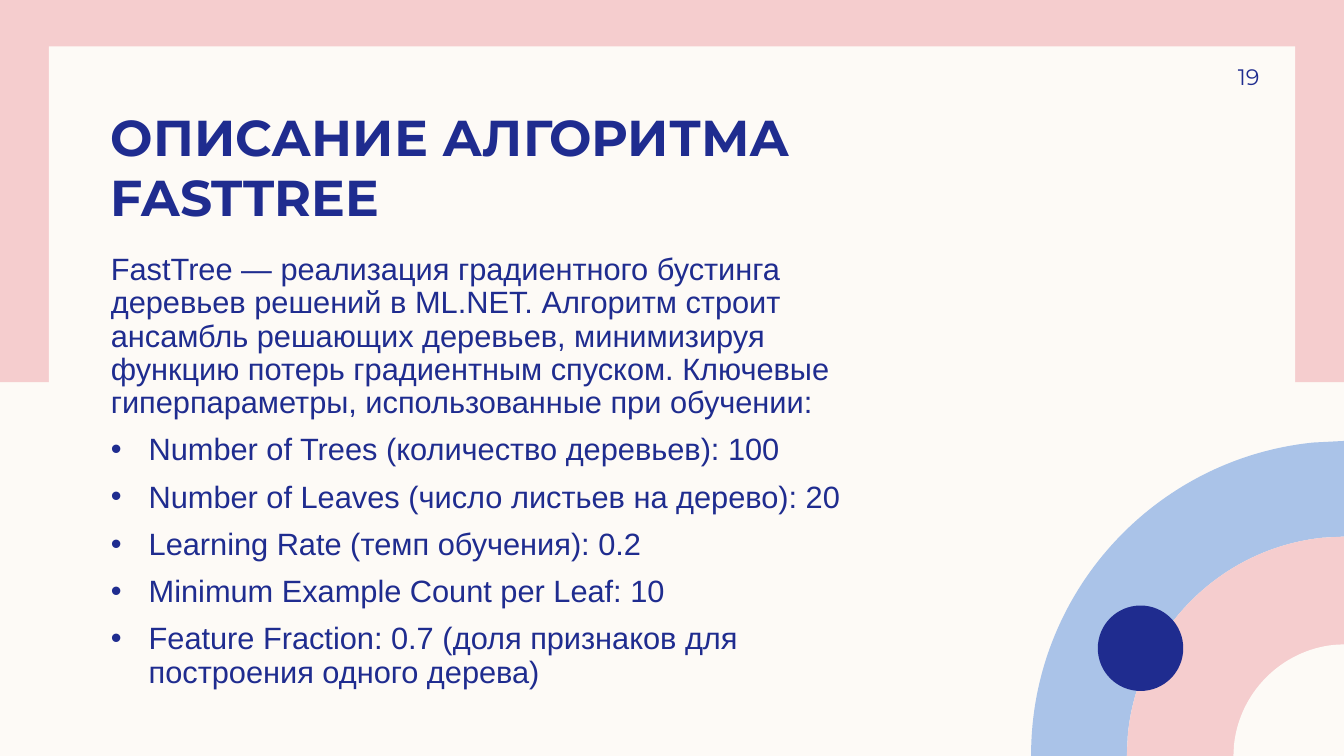
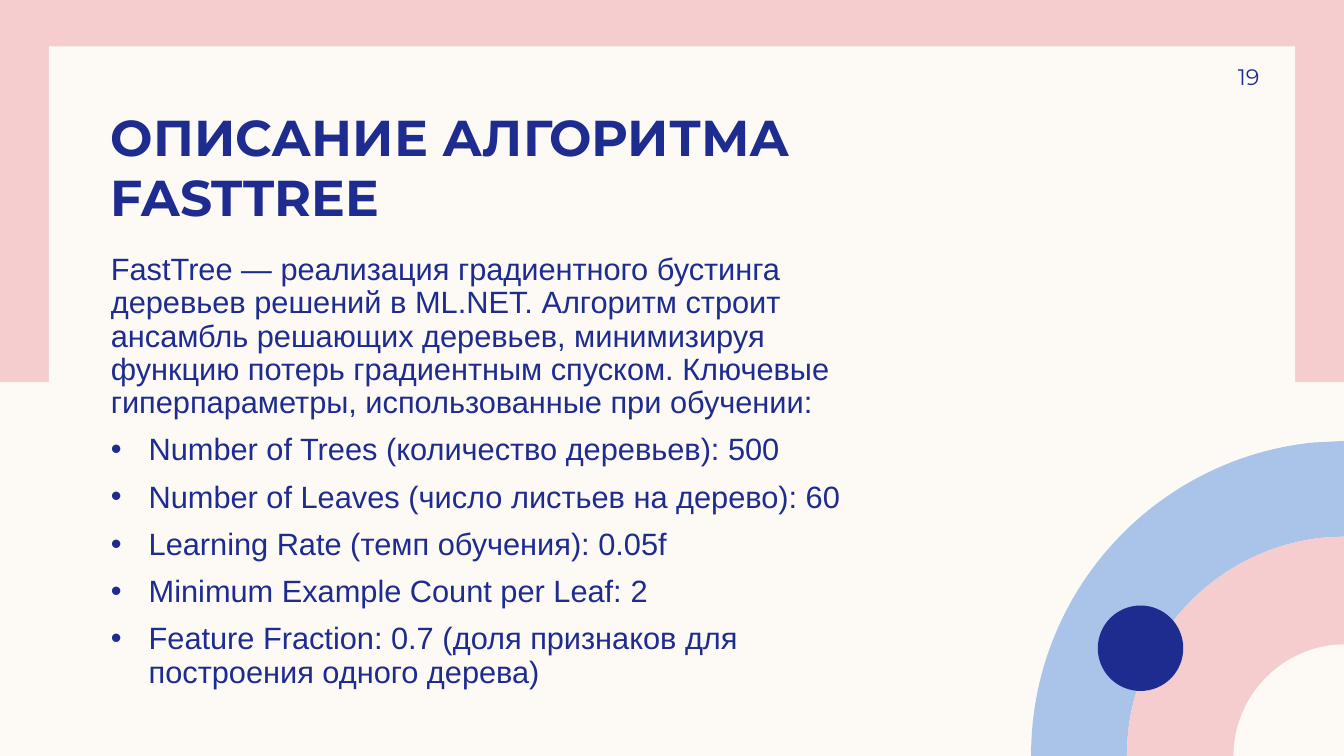
Before and after one commit to andreyilych/cs2valvesoftware, a slide deck: slide 19 of анализатор подозрительности доменных имен (DNS).pptx. Drawn at 1344x756 pixels with LibreOffice and Linux fonts; fonts in the diff are those of the drawing. Boxes give left, top, right and bottom in pixels: in the first picture for what was removed or moved away, otherwise in the second. Text is boxed around its words. In the diff, an @@ line names an element or a change of style, - is before the commit and + after.

```diff
--- a/анализатор подозрительности доменных имен (DNS).pptx
+++ b/анализатор подозрительности доменных имен (DNS).pptx
@@ text at [149, 437, 840, 608]: text changed @@
-• Number of Trees (количество деревьев): 100
-• Number of Leaves (число листьев на дерево): 20
-• Learning Rate (темп обучения): 0.2
-• Minimum Example Count per Leaf: 10
+• Number of Trees (количество деревьев): 500
+• Number of Leaves (число листьев на дерево): 60
+• Learning Rate (темп обучения): 0.05f
+• Minimum Example Count per Leaf: 2
```
Also in this commit, not shown: 6 other slides changed, 1 slide added, 1 slide removed.
